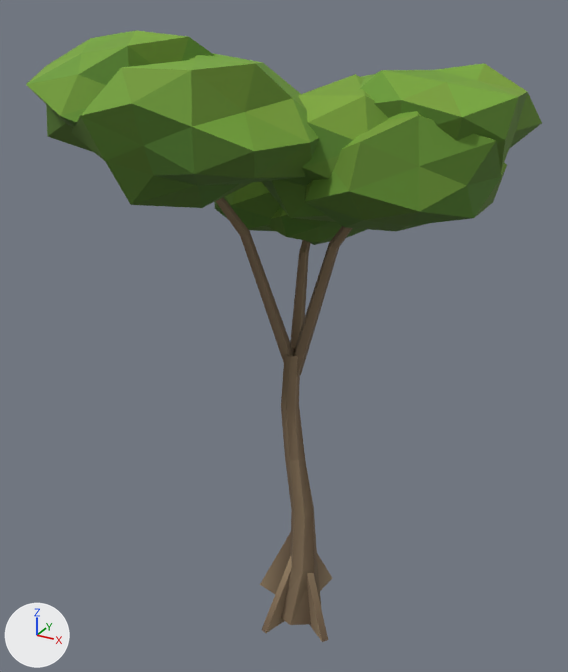
What one commit did to the glTF model web/public/cove/tree/canopy_b.glb.
The view is the same before and after, from a camera (50 mm lens) standing at (6.07, -11.77, 12.1) and looking at (-0.33, -0.12, 6.27). Arrows for +X, +Y and +Z are at lower left; the lights stay in place. The first picture is the older version. Where no turn or scale is listed for an object, it has been applied to the vertices. Vertices at exactly the same position are counted once.

The first picture shows 'canopy_b_leafy', 'canopy_b_solid'.
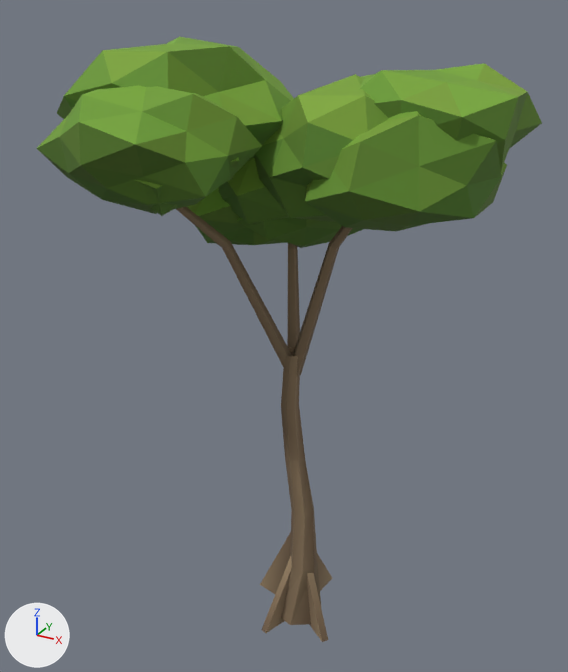
Where the newer file only moved an object's origin or applied its transform, the numbers keep the older frame.

The change, as a list of edits to the scene's bpy script:
```text
Change me_mesh_0:
    used by ob_canopy_b_solid; location = (0.1, 0.07, 4.78)
    remove me_mesh_0.from_pydata(...)  # 111 vertices, 146 faces; spans x -1.5..1.5, y -1.53..1.53, z -4.88..4.88
    add me_mesh_0.from_pydata(...)  # 111 vertices, 146 faces; spans x -1.96..1.5, y -2.02..1.32, z -4.88..4.63
    me_mesh_0 part 1: 27 of 111 vertices moved; they spanned x -1.5..-0.16, y -1.53..1.53, z 0.68..4.88 and now span x -1.96..-0.16, y -2.02..1.32, z 0.66..4.58; mean shift (-0.23, -0.2, -0.05); largest move (-1.48, -1.44, 4.87) -> (-1.94, -1.93, 4.55)
Change me_mesh_1:
    used by ob_canopy_b_leafy; parent = ob_canopy_b; location = (0.011, -0.0853, 9.609); scale = (3.51, 3.51, 3.51)
    remove me_mesh_1.from_pydata(...)  # 378 vertices, 720 faces; spans x -1.0..1.0, y -1.0..1.0, z -0.55..0.55
    add me_mesh_1.from_pydata(...)  # 378 vertices, 720 faces; spans x -1.0..1.0, y -0.94..0.94, z -0.55..0.55
    me_mesh_1 part 2: the loose piece of 42 vertices spanning x 0.07..1.0, y -0.33..0.65, z -0.15..0.41 is moved by (0.0, 0.12, 0.05)
    me_mesh_1 part 3: the loose piece of 42 vertices spanning x 0.04..0.96, y -0.59..0.41, z -0.29..0.34 is moved by (0.01, 0.13, 0.05)
    me_mesh_1 part 4: the loose piece of 42 vertices spanning x -0.13..0.73, y -0.52..0.43, z -0.29..0.37 is moved by (0.01, 0.13, 0.05)
    me_mesh_1 part 5: the loose piece of 42 vertices spanning x -0.67..0.33, y -1.0..-0.07, z -0.15..0.46 is scaled about its middle by 1.04, then moved by (-0.31, 0.43, 0.07)
    me_mesh_1 part 6: the loose piece of 42 vertices spanning x -1.0..-0.08, y -0.96..0.04, z -0.02..0.55 is scaled about its middle by 0.76, then moved by (0.2, 0.02, -0.13)
    me_mesh_1 part 7: the loose piece of 42 vertices spanning x -0.76..-0.07, y -0.82..-0.1, z -0.06..0.4 is scaled about its middle by 1.16, then moved by (0.04, -0.07, -0.03)
    me_mesh_1 part 8: the loose piece of 42 vertices spanning x -0.45..0.22, y 0.19..1.0, z -0.46..0.04 is scaled about its middle by 1.32, then moved by (-0.34, -0.18, -0.02)
    me_mesh_1 part 9: the loose piece of 42 vertices spanning x -0.74..0.0, y -0.08..0.81, z -0.51..-0.02 is moved by (0.16, -0.03, 0.16)
    me_mesh_1 part 10: the loose piece of 42 vertices spanning x -0.47..0.31, y -0.02..0.71, z -0.55..-0.09 is scaled about its middle by 1.11, then moved by (-0.02, 0.03, 0.09)
Change ob_canopy_b_leafy:
    ob_canopy_b_leafy.location: (0.011, -0.0853, 9.609) -> (-0.0266, -0.531, 9.415)
    ob_canopy_b_leafy.scale: (3.51, 3.51, 3.51) -> (3.55, 3.55, 3.55)
```

What differs and where, as boxes (x1, y1, x2, y2) in the pictures (568 x 672 px; the box of a moved part takes in the faces that stretch with it):
'canopy_b_leafy', reshaped, moved, rescaled
    before: (26, 30, 542, 245)
    after: (37, 37, 542, 248)
'canopy_b_solid', reshaped (29% wider)
    before: (216, 198, 353, 642)
    after: (176, 207, 353, 642)
part 1 of me_mesh_0, moved or reshaped
    before: (216, 198, 310, 362)
    after: (176, 207, 300, 369)
part 2 of me_mesh_1, moved or reshaped
    both: (360, 63, 542, 170)
part 3 of me_mesh_1, moved or reshaped
    both: (305, 111, 507, 231)
part 4 of me_mesh_1, moved or reshaped
    before: (262, 74, 388, 222)
    after: (254, 74, 388, 222)
part 5 of me_mesh_1, moved or reshaped
    before: (71, 53, 319, 208)
    after: (57, 37, 294, 158)
part 6 of me_mesh_1, moved or reshaped (mostly hidden afterwards)
    before: (26, 30, 215, 154)
    after: (135, 157, 239, 216)
part 7 of me_mesh_1, moved or reshaped (not visible before)
    after: (37, 85, 262, 214)
part 8 of me_mesh_1, moved or reshaped (not visible before)
    after: (186, 187, 287, 245)
part 9 of me_mesh_1, moved or reshaped
    before: (215, 182, 280, 231)
    after: (219, 158, 289, 224)
part 10 of me_mesh_1, moved or reshaped
    before: (267, 206, 367, 245)
    after: (237, 217, 363, 248)
